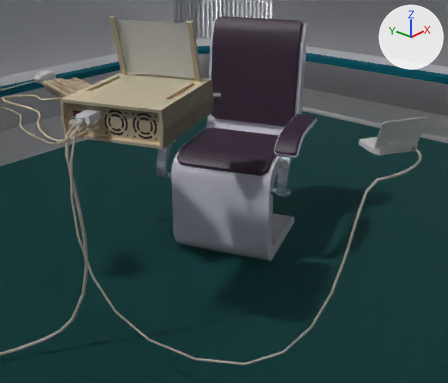
The Blender file environment/abandoned_spaceship/abandoned_spaceship_lab_room_bed.blend: old version first, new version second.
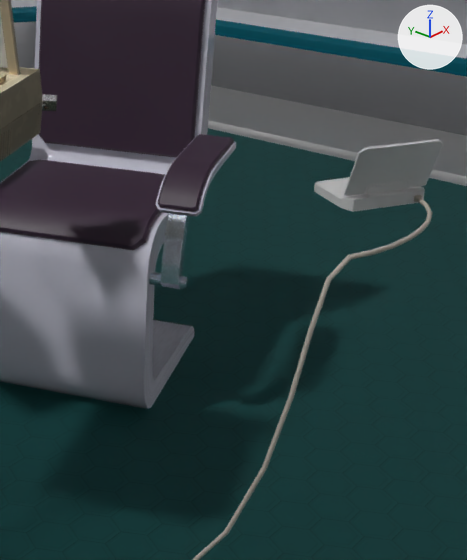
There are two pictures of each version: one from a camera (50 mm lens) standing at (0.148, 0.784, 1.39) and looking at (1.482, 1.928, 0.611), one close up on the part from 43% to 98% of the width and 11% to 89% of the height. Arrows for +X, +Y and +Z are at upper right; the lights stay in place. The first two pictures are the older version.

Script lines for the objects in view, before the commit:
```python
me_cube_001 = bpy.data.meshes.new('Cube.001')
me_cube_001.from_pydata(...)  # 1444 vertices, 1104 faces; spans x -5.3..5.0, y -5.0..5.0, z -0.16..5.1
me_cube_001.polygons.foreach_set('use_smooth', [True] * 1104)
me_cube_001.materials.append(mat_aluminum_flat)
me_cube_001.materials.append(mat_plastic_walls)
me_cube_001.materials.append(mat_plastic_corners)
me_cube_001.materials.append(mat_plastic_footstall)
me_cube_001.materials.append(mat_plastic_edge)
me_cube_001.materials.append(mat_plastic_topedge)
me_cube_001.materials.append(mat_flood_lamps)
me_cube_001.materials.append(mat_aluminum_longth)
me_cube_001.materials.append(mat_hex_floor)  # its picture is missing
me_cube_001.materials.append(mat_throwrug)  # its picture is missing
ob_room = bpy.data.objects.new('Room', me_cube_001)
ob_room.location = (0.0, 0.0, 0.0)
ob_table_001 = bpy.data.objects.new('Table.001', None)
ob_table_001.location = (2.211, 2.455, 0.0)
ob_table_001.rotation_euler = (0.0, 0.0, -1.222)  # degrees (0, 0, -70)
ob_table_001.instance_type = 'COLLECTION'
ob_table_001.instance_collection = col_table_001
```
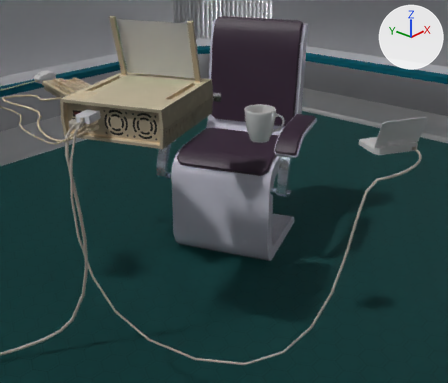
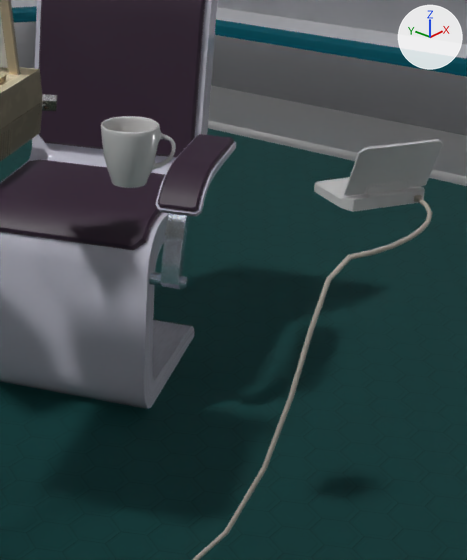
Commit message: added cups to Lab Room

Patch to the scene script:
```diff
--- a/environment/abandoned_spaceship/abandoned_spaceship_lab_room_bed.blend.py
+++ b/environment/abandoned_spaceship/abandoned_spaceship_lab_room_bed.blend.py
@@ mat_cup_green_tex @@
+mat_cup_green_tex = principled_material('Cup.Green.Tex')
+mat_cup_green_tex.base_color = (0.8, 0.8, 0.8)  # white #e7e7e7
+mat_cup_green_tex.roughness = 0.2
@@ mat_tea @@
+mat_tea = principled_material('Tea')
+mat_tea.base_color = (0.0739, 0.0262, 0.0)  # brown #4d2d00
+mat_tea.roughness = 0.025
+mat_tea.alpha = 0.8
@@ me_beziercurve_002 @@
+me_beziercurve_002.from_pydata(...)  # 153 vertices, 171 faces; spans x -0.1..0.0, y -0.05..0.0814, z -0.05..0.05
+# faces by material slot: [170, 1]
+me_beziercurve_002.materials.append(mat_cup_green_tex)  # its picture is missing
+me_beziercurve_002.materials.append(mat_tea)  # brown #4d2d00
@@ col_cup_green @@
+col_cup_green = bpy.data.collections.new('Cup.Green')
+col_cup_green.objects.link(ob_cup_green_001)
@@ ob_cup_green_001 @@
+ob_cup_green_001 = bpy.data.objects.new('Cup.Green.001', me_beziercurve_002)
+ob_cup_green_001.location = (0.0, 0.0, 0.0)
+ob_cup_green_001.rotation_euler = (0.0, 1.571, 0.0)  # degrees (0, 90, 0)
+_m = ob_cup_green_001.modifiers.new('Subdivision', 'SUBSURF')
+_m.levels = 2
@@ ob_cup_green @@
+ob_cup_green = bpy.data.objects.new('Cup.Green', None)
+ob_cup_green.location = (1.62, 1.9, 0.75)
+ob_cup_green.rotation_euler = (0.0, 0.0, -2.443)  # degrees (0, 0, -140)
+ob_cup_green.instance_type = 'COLLECTION'
+ob_cup_green.instance_collection = col_cup_green
```

Where the change shows, as pixel boxes (x1, y1, x2, y2) in the close-ups (467 x 560 px):
'Cup.Green', added
    after: (101, 116, 176, 188)
